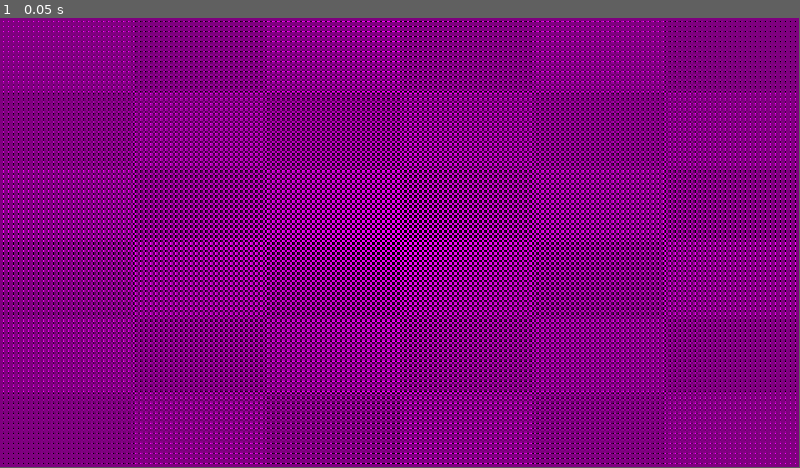
Above: before the commit, frame 1.
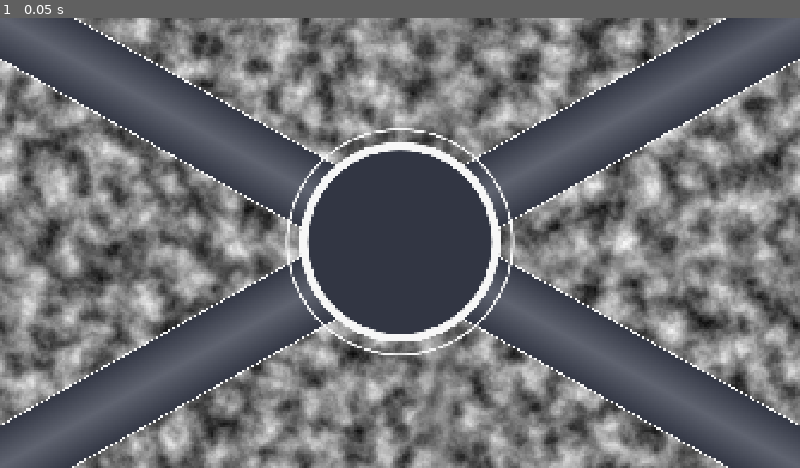
Above: after the commit, the same moment.

Repository: IAMSPYS/crossed-song
Game: Godot game, scene res://scenes/test.tscn
Two runs of this game, one before a commit and one after it. Both use one fixed random seed, a clock stepped at 60 frames per second and the inputs below.
Inputs:
- Up to frame 1 (0.05 s): no input
In our replay, the window is 799x449 before the commit and 800x450 after it. These sizes can differ from the game's own. Grey fills any space a smaller window leaves; there, only what the larger window draws over its background counts as a difference.

The runs differ from the first frame. In frame 1, 100% of the frame differs, in the area x 0-100%, y 0-100%.

Commit message:
added svg assets

Diff:
--- /dev/null
+++ b/assets/SVG/Center.svg
@@ -0,0 +1,12 @@
+<svg version="1.2" xmlns="http://www.w3.org/2000/svg" viewBox="0 0 1920 1080" width="1920" height="1080">
+	<style>
+		.s0 { fill: none;stroke: #f7f7f7;stroke-miterlimit:10;stroke-width: 5 }
+		.s1 { fill: #f7f7f7 }
+		.s2 { fill: #323643 }
+	</style>
+	<path id="Shape 3" fill-rule="evenodd" class="s0" d="m960 810c-149.31 0-270-120.69-270-270 0-149.31 120.69-270 270-270 149.31 0 270 120.69 270 270 0 149.31-120.69 270-270 270z"/>
+	<g id="Layer 1">
+		<path id="Shape 2" fill-rule="evenodd" class="s1" d="m960 780c-132.72 0-240-107.28-240-240 0-132.72 107.28-240 240-240 132.72 0 240 107.28 240 240 0 132.72-107.28 240-240 240z"/>
+		<path id="Shape 2 copy" fill-rule="evenodd" class="s2" d="m960 760c-121.66 0-220-98.34-220-220 0-121.66 98.34-220 220-220 121.66 0 220 98.34 220 220 0 121.66-98.34 220-220 220z"/>
+	</g>
+</svg>
--- /dev/null
+++ b/assets/SVG/TrackBG.svg
@@ -0,0 +1,15 @@
+<svg version="1.2" xmlns="http://www.w3.org/2000/svg" viewBox="0 0 960 270" width="960" height="270">
+	<defs>
+		<linearGradient id="g1" x2="1" gradientUnits="userSpaceOnUse" gradientTransform="matrix(0,270,-1083,0,1031,0)">
+			<stop offset="0" stop-color="#323643"/>
+			<stop offset=".5" stop-color="#606470"/>
+			<stop offset="1" stop-color="#323643"/>
+		</linearGradient>
+	</defs>
+	<style>
+		.s0 { fill: url(#g1);stroke: #f7f7f7;stroke-miterlimit:10;stroke-width: 10 }
+	</style>
+	<g id="Layer 1">
+		<path id="Shape 1" fill-rule="evenodd" class="s0" d="m1031 270h-1083v-270h1083z"/>
+	</g>
+</svg>
--- /dev/null
+++ b/assets/SVG/TrackLine.svg
@@ -0,0 +1,8 @@
+<svg version="1.2" xmlns="http://www.w3.org/2000/svg" viewBox="0 0 270 270" width="270" height="270">
+	<style>
+		.s0 { opacity: .5;fill: none;stroke: #f7f7f7;stroke-miterlimit:10;stroke-width: 2 }
+	</style>
+	<g id="Layer 1">
+		<path id="Shape 1" fill-rule="evenodd" class="s0" d="m-1 405c-149.31 0-270-120.69-270-270 0-149.31 120.69-270 270-270 149.31 0 270 120.69 270 270 0 149.31-120.69 270-270 270z"/>
+	</g>
+</svg>
--- a/project.godot
+++ b/project.godot
@@ -21,6 +21,7 @@
 window/size/viewport_height=1080
 window/size/mode=3
 window/size/borderless=true
+window/stretch/mode="canvas_items"
 
 [rendering]
 
--- a/scenes/test.tscn
+++ b/scenes/test.tscn
@@ -1,14 +1,89 @@
-[gd_scene load_steps=2 format=3 uid="uid://crfq2nlrxa1tj"]
+[gd_scene load_steps=6 format=3 uid="uid://crfq2nlrxa1tj"]
 
-[sub_resource type="PlaceholderTexture2D" id="PlaceholderTexture2D_ij1v8"]
-size = Vector2(1920, 1080)
+[ext_resource type="Texture2D" uid="uid://dt5j7thfirh1f" path="res://assets/SVG/Center.svg" id="1_errlg"]
+[ext_resource type="Texture2D" uid="uid://bvdu8eobeagvo" path="res://assets/SVG/TrackLine.svg" id="2_bl13t"]
+[ext_resource type="Texture2D" uid="uid://ddbaamwr826hr" path="res://assets/SVG/TrackBG.svg" id="2_iyx0m"]
+
+[sub_resource type="FastNoiseLite" id="FastNoiseLite_ij1v8"]
+
+[sub_resource type="NoiseTexture2D" id="NoiseTexture2D_errlg"]
+width = 1920
+height = 1080
+noise = SubResource("FastNoiseLite_ij1v8")
+seamless = true
 
 [node name="Node2D" type="Node2D"]
 
-[node name="Parallax2D" type="Parallax2D" parent="."]
+[node name="BG" type="Parallax2D" parent="."]
 
-[node name="Sprite2D" type="Sprite2D" parent="Parallax2D"]
+[node name="Sprite2D" type="Sprite2D" parent="BG"]
 texture_repeat = 2
-texture = SubResource("PlaceholderTexture2D_ij1v8")
+texture = SubResource("NoiseTexture2D_errlg")
 
 [node name="Camera2D" type="Camera2D" parent="."]
+
+[node name="Node2D" type="Node2D" parent="."]
+
+[node name="Center" type="Sprite2D" parent="Node2D"]
+z_index = 5
+position = Vector2(0, -2)
+texture = ExtResource("1_errlg")
+
+[node name="Track" type="Node2D" parent="Node2D/Center"]
+z_as_relative = false
+
+[node name="TrackBG" type="Sprite2D" parent="Node2D/Center/Track"]
+clip_children = 2
+rotation = -0.51138145
+scale = Vector2(1.2, 0.65)
+texture = ExtResource("2_iyx0m")
+offset = Vector2(480, 0)
+
+[node name="TrackLine" type="Sprite2D" parent="Node2D/Center/Track/TrackBG"]
+scale = Vector2(0.84, 1.1)
+texture = ExtResource("2_bl13t")
+
+[node name="Track2" type="Node2D" parent="Node2D/Center"]
+z_as_relative = false
+rotation = 1.0227629
+
+[node name="TrackBG" type="Sprite2D" parent="Node2D/Center/Track2"]
+clip_children = 2
+rotation = -0.51138145
+scale = Vector2(1.2, 0.65)
+texture = ExtResource("2_iyx0m")
+offset = Vector2(480, 0)
+
+[node name="TrackLine" type="Sprite2D" parent="Node2D/Center/Track2/TrackBG"]
+scale = Vector2(0.84, 1.1)
+texture = ExtResource("2_bl13t")
+
+[node name="Track3" type="Node2D" parent="Node2D/Center"]
+z_as_relative = false
+rotation = 3.1415927
+
+[node name="TrackBG" type="Sprite2D" parent="Node2D/Center/Track3"]
+clip_children = 2
+rotation = -0.51138145
+scale = Vector2(1.2, 0.65)
+texture = ExtResource("2_iyx0m")
+offset = Vector2(480, 0)
+
+[node name="TrackLine" type="Sprite2D" parent="Node2D/Center/Track3/TrackBG"]
+scale = Vector2(0.84, 1.1)
+texture = ExtResource("2_bl13t")
+
+[node name="Track4" type="Node2D" parent="Node2D/Center"]
+z_as_relative = false
+rotation = 4.1643558
+
+[node name="TrackBG" type="Sprite2D" parent="Node2D/Center/Track4"]
+clip_children = 2
+rotation = -0.51138145
+scale = Vector2(1.2, 0.65)
+texture = ExtResource("2_iyx0m")
+offset = Vector2(480, 0)
+
+[node name="TrackLine" type="Sprite2D" parent="Node2D/Center/Track4/TrackBG"]
+scale = Vector2(0.84, 1.1)
+texture = ExtResource("2_bl13t")
Not shown, added: assets/SVG/Center.svg.import
Not shown, added: assets/SVG/TrackBG.svg.import
Not shown, added: assets/SVG/TrackLine.svg.import
Not shown, added: assets/crossed song syntax.txt
Not shown, changed: README.md
